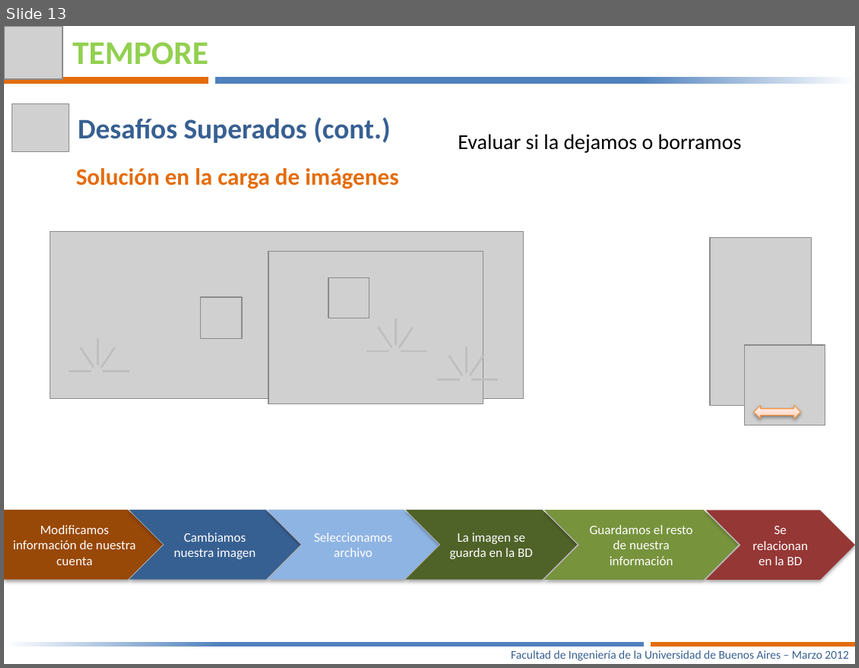
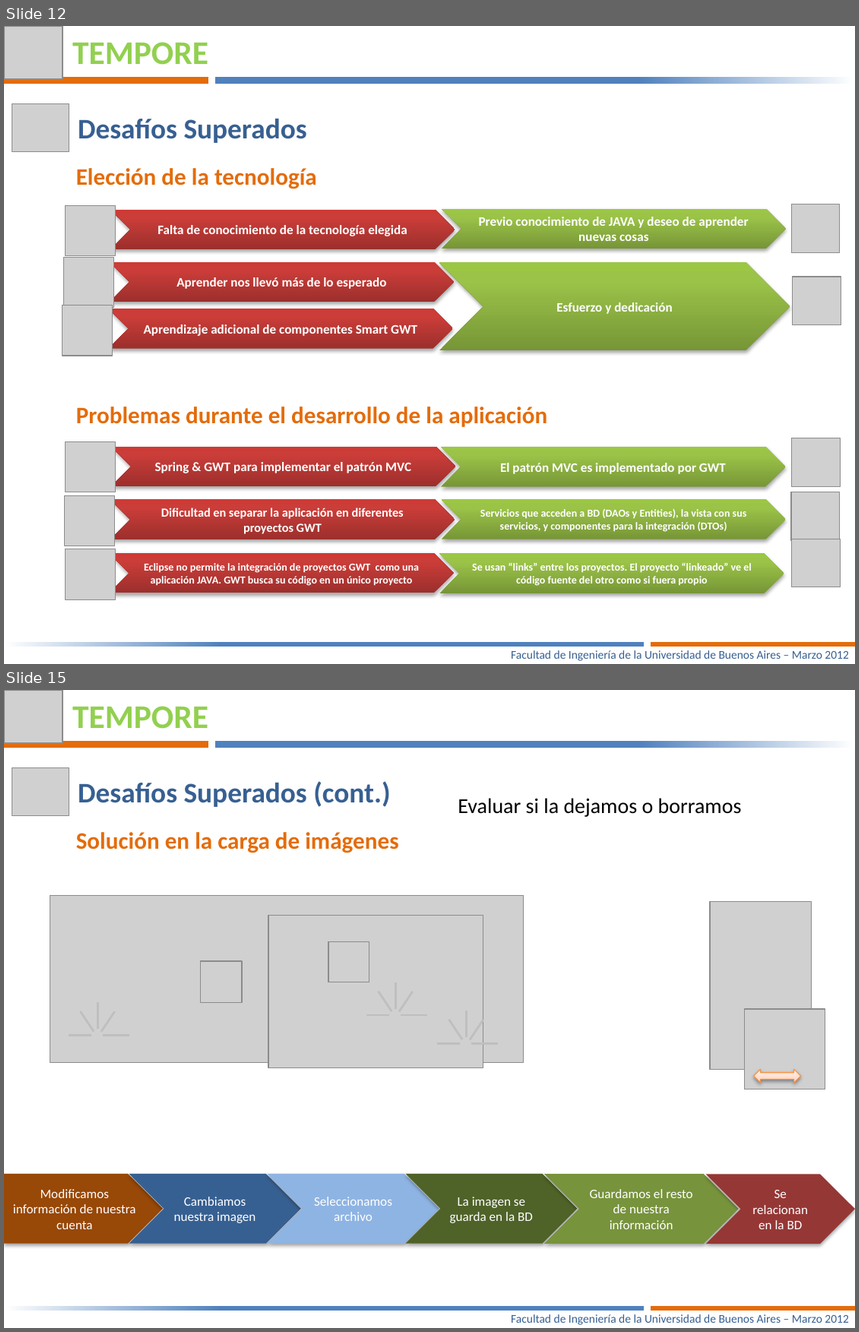
Before and after one commit to joshishimla99/tempore, a slide deck: docs/Presentacion Final/Tempore – Manejá tus tiempos-V6.pptx. Shown one above the other, each under a label of ours: slide 13 before the commit, slides 12 and 15 after it; the slides between them are not shown. The pictures are 859x668 and 859x1332 pixels, drawn with LibreOffice and Linux fonts; fonts in the diff are those of the drawing; grey boxes stand for pictures; background and template pictures are left out. Boxes give left, top, right and bottom in pixels: in the first picture for what was removed or moved away, otherwise in the second. Text is boxed around its words. In the diff, an @@ line names an element or a change of style, - is before the commit and + after.

```diff
--- a/docs/Presentacion Final/Tempore – Manejá tus tiempos-V6.pptx
+++ b/docs/Presentacion Final/Tempore – Manejá tus tiempos-V6.pptx
@@ slide 12 added at (4, 26, 855, 664), background #FFFFFF @@
@@ picture added at (4, 26, 63, 80) @@
@@ text added at (72, 42, 208, 65), 28 pt, text #92D050, bold @@
+TEMPORE
@@ rectangle added at (4, 77, 208, 84), fill #E46C0A @@
@@ rectangle added at (215, 77, 855, 84), fill gradient #FFFFFF to #4F81BD @@
@@ picture added at (12, 104, 69, 152) @@
@@ text added at (78, 118, 307, 143), 24 pt, text #376092, bold @@
+Desafíos Superados
@@ text added at (76, 168, 317, 189), 20 pt, text #E46C0A, bold @@
+Elección de la tecnología
@@ picture added at (66, 205, 116, 256) @@
@@ picture added at (791, 205, 840, 253) @@
@@ chevron added at (110, 210, 455, 250), fill gradient #9C2F2D to #CB3E3A to #CE3B37, 11 pt, text #FFFFFF, bold @@
+Falta de conocimiento de la tecnología elegida
@@ chevron added at (442, 209, 786, 249), fill gradient #779737 to #9BC348 to #9DC746, 11 pt, text #FFFFFF, bold @@
+Previo conocimiento de JAVA y deseo de aprender nuevas cosas
@@ picture added at (63, 258, 113, 308) @@
@@ chevron added at (110, 262, 454, 302), fill gradient #9C2F2D to #CB3E3A to #CE3B37, 11 pt, text #FFFFFF, bold @@
+Aprender nos llevó más de lo esperado
@@ chevron added at (439, 262, 791, 351), fill gradient #779737 to #9BC348 to #9DC746, 11 pt, text #FFFFFF, bold @@
+Esfuerzo y dedicación
@@ picture added at (793, 277, 842, 325) @@
@@ picture added at (62, 305, 112, 355) @@
@@ chevron added at (109, 309, 453, 348), fill gradient #9C2F2D to #CB3E3A to #CE3B37, 11 pt, text #FFFFFF, bold @@
+Aprendizaje adicional de componentes Smart GWT
@@ text added at (76, 407, 547, 427), 20 pt, text #E46C0A, bold @@
+Problemas durante el desarrollo de la aplicación
@@ picture added at (66, 442, 116, 493) @@
@@ chevron added at (111, 446, 456, 487), fill gradient #9C2F2D to #CB3E3A to #CE3B37, 11 pt, text #FFFFFF, bold @@
+Spring & GWT para implementar el patrón MVC
@@ chevron added at (442, 447, 786, 487), fill gradient #779737 to #9BC348 to #9DC746, 11 pt, text #FFFFFF, bold @@
+El patrón MVC es implementado por GWT
@@ picture added at (791, 438, 840, 487) @@
@@ picture added at (65, 496, 115, 546) @@
@@ chevron added at (110, 500, 455, 540), fill gradient #9C2F2D to #CB3E3A to #CE3B37, 10.5 pt, text #FFFFFF, bold @@
+Dificultad en separar la aplicación en diferentes proyectos GWT
@@ chevron added at (442, 499, 786, 539), fill gradient #779737 to #9BC348 to #9DC746, 9 pt, text #FFFFFF, bold @@
+Servicios que acceden a BD (DAOs y Entities), la vista con sus servicios, y componentes para la integración (DTOs)
@@ picture added at (791, 493, 840, 541) @@
@@ picture added at (66, 550, 116, 600) @@
@@ picture added at (792, 539, 841, 588) @@
@@ chevron added at (110, 553, 454, 594), fill gradient #9C2F2D to #CB3E3A to #CE3B37, 9 pt, text #FFFFFF, bold @@
+Eclipse no permite la integración de proyectos GWT como una aplicación JAVA. GWT busca su código en un único proyecto
@@ chevron added at (439, 553, 785, 594), fill gradient #779737 to #9BC348 to #9DC746, 9 pt, text #FFFFFF, bold @@
+Se usan “links” entre los proyectos. El proyecto “linkeado” ve el código fuente del otro como si fuera propio
@@ rectangle added at (4, 642, 644, 646), fill gradient #FFFFFF to #4F81BD @@
@@ text added at (511, 651, 848, 661), 10 pt, text #376092 @@
+Facultad de Ingeniería de la Universidad de Buenos Aires – Marzo 2012
@@ rectangle added at (651, 642, 855, 646), fill #E46C0A @@
@@ what was slide 13 is now slide 15 @@
```
Also in this commit, not shown: 5 slides changed, 1 other slide added.
